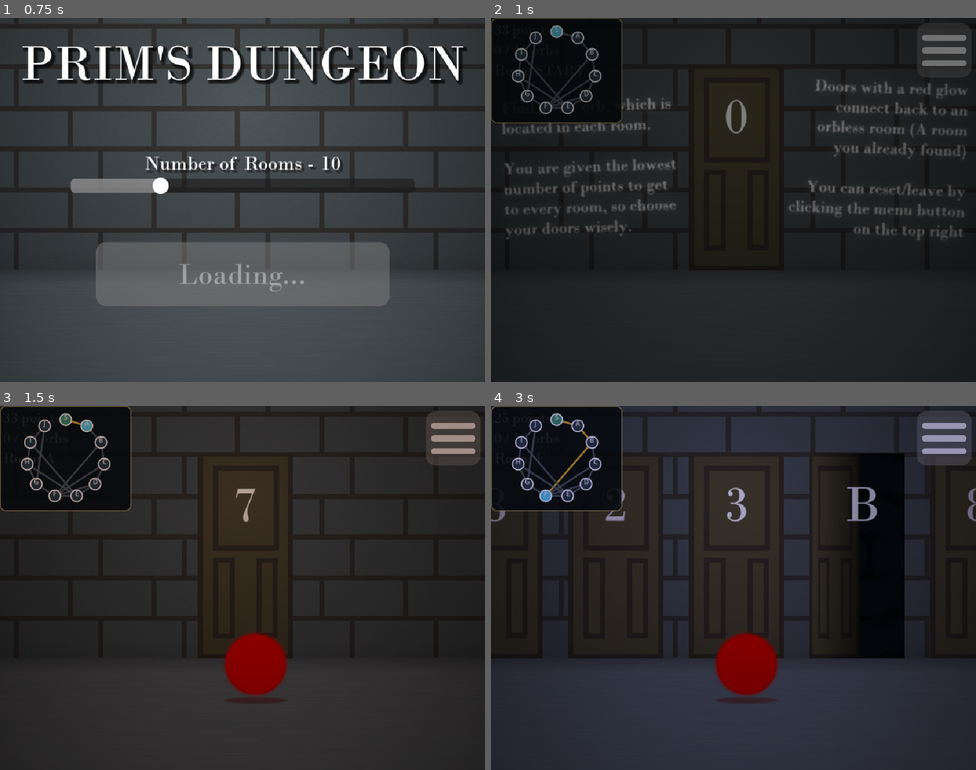
Above: before the commit, frames 1-4 (two rows, left to right).
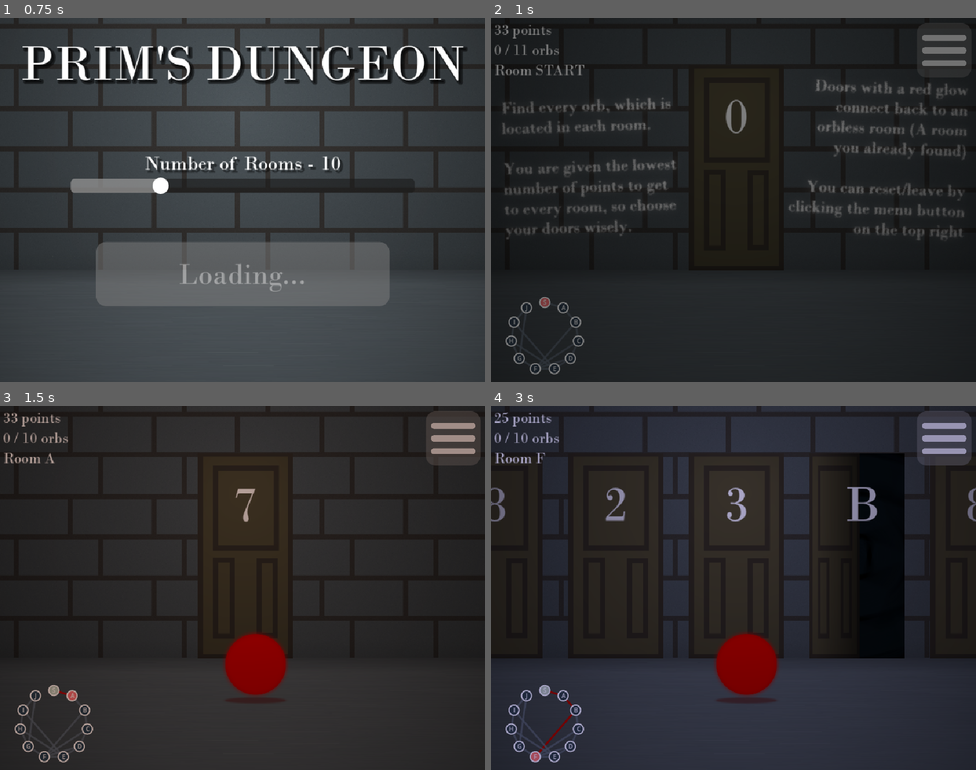
Above: after the commit, the same moments.

Repository: DasParijat/Prims-Dungeon
Game: Godot game, scene res://Home Menu/home_menu.tscn
Same seed, same stepped clock (60 frames per second), same inputs: the game is played once before the commit and once after it.
Inputs (mouse positions are in pixels of both pictures, inside the frame that each line leads up to):
- Up to frame 1 (0.75 s): click (242, 272) at 0.5 s
- Up to frame 2 (1 s): no input
- Up to frame 3 (1.5 s): click "efef" at 1.25 s
- Up to frame 4 (3 s): click "efef" at 2 s; click "efef" at 2.75 s

Frame 1 is identical in both runs. In frame 2, 2.5% of the frame differs, in the area x 0-28%, y 0-98%; in frame 3, 6.2%; in frame 4, 6.8%.

Commit message:
Slight visual tweaks on minimap

Diff:
--- a/Game/Hamburger Menu/hamburger_menu.tscn
+++ b/Game/Hamburger Menu/hamburger_menu.tscn
@@ -70,18 +70,17 @@
 [node name="QuitContainer" type="MarginContainer" parent="MarginContainer/VBoxContainer/Menu/VBoxContainer" unique_id=1825710198]
 layout_mode = 2
 
-[node name="MinimapToggle" type="CheckButton" parent="MarginContainer/VBoxContainer/Menu/VBoxContainer"]
-layout_mode = 2
-theme = ExtResource("2_04br8")
-text = "Minimap"
-button_pressed = true
-
 [node name="Quit Button" type="Button" parent="MarginContainer/VBoxContainer/Menu/VBoxContainer/QuitContainer" unique_id=796483432]
 layout_mode = 2
 theme = ExtResource("2_04br8")
 icon = ExtResource("3_bkp30")
 icon_alignment = 1
 
+[node name="MinimapToggle" type="CheckButton" parent="MarginContainer/VBoxContainer/Menu/VBoxContainer" unique_id=1954719441]
+layout_mode = 2
+theme = ExtResource("2_04br8")
+text = "Minimap"
+
 [connection signal="toggled" from="MarginContainer/VBoxContainer/MarginContainer/MenuOpenButton" to="." method="_on_menu_open_button_toggled"]
 [connection signal="button_up" from="MarginContainer/VBoxContainer/Menu/VBoxContainer/PrevCountainer/Prev Button" to="." method="_on_prev_button"]
 [connection signal="button_up" from="MarginContainer/VBoxContainer/Menu/VBoxContainer/ResetContainer/Reset Button" to="." method="_on_reset_button"]
--- a/Game/Minimap/minimap.gd
+++ b/Game/Minimap/minimap.gd
@@ -2,13 +2,13 @@
 class_name DungeonMinimap
 
 ## Draws the generated dungeon as a compact, always-current graph.
-const PANEL_COLOR := Color(0.035, 0.055, 0.075, 0.88)
-const BORDER_COLOR := Color(0.72, 0.63, 0.38, 0.8)
+const PANEL_COLOR := Color(0.035, 0.055, 0.075, 0.0)
+const BORDER_COLOR := Color(0.698, 0.0, 0.0, 0.0)
 const LOCKED_EDGE_COLOR := Color(0.36, 0.4, 0.45, 0.8)
-const OPEN_EDGE_COLOR := Color(0.92, 0.72, 0.25, 0.95)
+const OPEN_EDGE_COLOR := Color(0.7, 0.0, 0.0, 0.95)
 const ROOM_COLOR := Color(0.18, 0.24, 0.3, 1.0)
-const EXPLORED_ROOM_COLOR := Color(0.26, 0.58, 0.46, 1.0)
-const CURRENT_ROOM_COLOR := Color(0.35, 0.82, 0.95, 1.0)
+const EXPLORED_ROOM_COLOR := Color(0.723, 0.788, 0.726, 1.0)
+const CURRENT_ROOM_COLOR := Color(1.0, 0.452, 0.462, 0.95)
 
 var map_rooms : Array[Room] = []
 var map_doors : Array[Door] = []
@@ -55,7 +55,11 @@
 
 		var label := "S" if room.letter_id == "START" else room.letter_id
 		var text_size := font.get_string_size(label, HORIZONTAL_ALIGNMENT_LEFT, -1, font_size)
-		draw_string(font, node_position - text_size * 0.5 + Vector2(0, font_size * 0.74), label,
+		var text_baseline := node_position + Vector2(
+			-text_size.x * 0.5,
+			(font.get_ascent(font_size) - font.get_descent(font_size)) * 0.5
+		)
+		draw_string(font, text_baseline, label,
 				HORIZONTAL_ALIGNMENT_LEFT, -1, font_size, Color.WHITE)
 
 func _get_room_positions() -> Dictionary:
--- a/Game/game.tscn
+++ b/Game/game.tscn
@@ -93,7 +93,16 @@
 label_settings = SubResource("LabelSettings_nm3xk")
 
 [node name="Minimap" parent="." unique_id=108660044 instance=ExtResource("6_oomkl")]
-layout_mode = 0
+layout_mode = 1
+anchors_preset = -1
+anchor_left = -0.016
+anchor_top = 0.694
+anchor_right = -0.016
+anchor_bottom = 0.694
+offset_left = 15.360001
+offset_top = 39.320007
+offset_right = 228.36
+offset_bottom = 220.32
 
 [node name="hamburger_menu" parent="." unique_id=1024854712 instance=ExtResource("2_ilt8h")]
 layout_mode = 0
